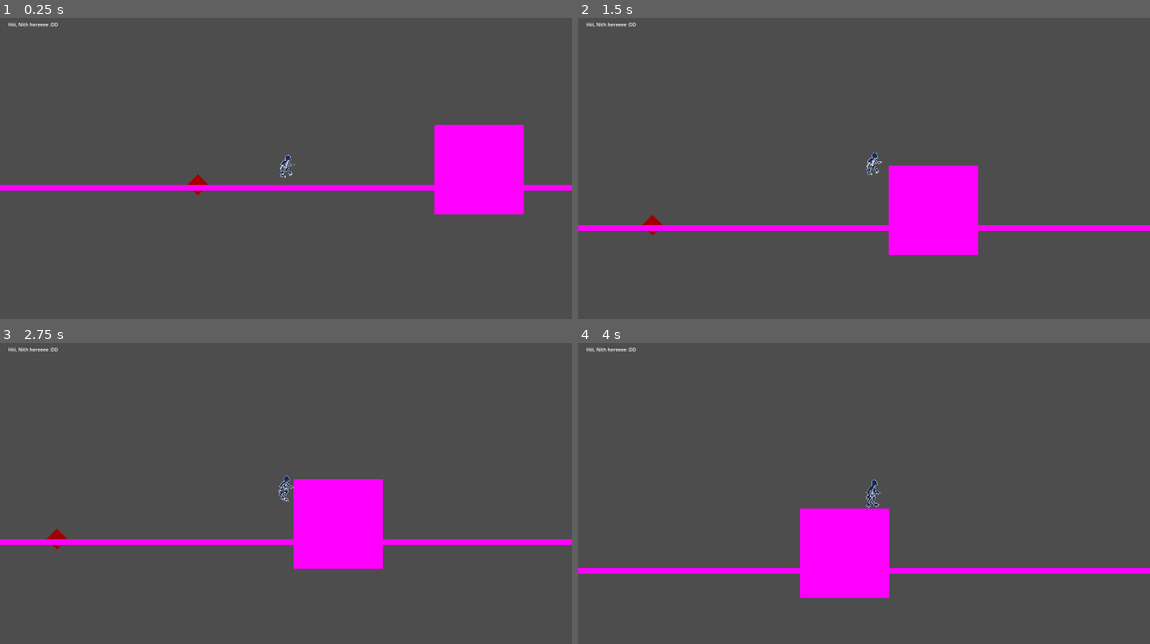
Above: before the commit, frames 1-4 (two rows, left to right).
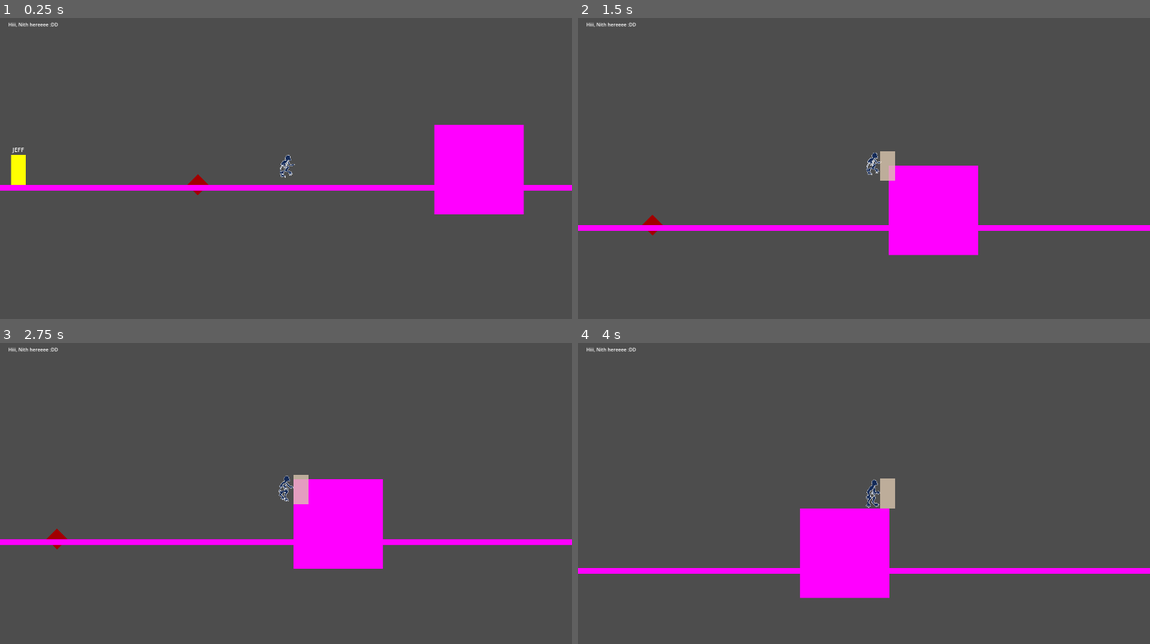
Above: after the commit, the same moments.

Repository: M4przybysz/Kamen-z-serca
Game: Godot game, scene res://src/main/main.tscn
Two runs of this game, one before a commit and one after it. Both use one fixed random seed, a clock stepped at 60 frames per second and the inputs below.
Inputs (mouse positions are in pixels of both pictures, inside the frame that each line leads up to):
- Up to frame 1 (0.25 s): no input
- Up to frame 2 (1.5 s): move the mouse to (989, 147) at 0.52 s; hold D (move_right) from 0.53 s (still down); tap Shift (slide_and_air_dash) at 0.6 s; tap Space (jump) at 0.77 s; click (989, 147) at 0.8 s; move the mouse to (749, 180) at 1.27 s; click (749, 180) at 1.35 s
- Up to frame 3 (2.75 s): tap Space (jump) at 1.52 s; tap Shift (slide_and_air_dash) at 1.55, 2.1 s; move the mouse to (343, 418) at 2.02 s; release D (move_right) at 2.03 s; hold A (move_left) from 2.03 s (still down); click (343, 418) at 2.3 s
- Up to frame 4 (4 s): tap Enter at 2.75 s; move the mouse to (835, 553) at 2.77 s; release A (move_left) at 2.78 s; hold D (move_right) from 2.78 s (still down); click (835, 553) at 2.85 s; tap Space (jump) at 3.02, 3.77 s; tap Shift (slide_and_air_dash) at 3.05, 3.6 s; move the mouse to (1035, 535) at 3.52 s; click (1035, 535) at 3.8 s

The runs differ from the first frame. In frame 1, 0.3% of the frame differs, in the area x 1-5%, y 43-56%; in frame 2, 0.3%; in frame 3, 0.3%; in frame 4, 0.3%.

Commit message:
Added Jeff and player's wing attack

Diff:
--- a/la_creatura_game/project.godot
+++ b/la_creatura_game/project.godot
@@ -25,6 +25,7 @@
 
 player="Player"
 enemy=""
+wing_attack=""
 
 [input]
 
@@ -57,6 +58,31 @@
 "events": [Object(InputEventKey,"resource_local_to_scene":false,"resource_name":"","device":-1,"window_id":0,"alt_press …(195 unchanged characters)…
 ]
 }
+wing_attack={
+"deadzone": 0.5,
+"events": [Object(InputEventMouseButton,"resource_local_to_scene":false,"resource_name":"","device":-1,"window_id":0,"alt_pressed":false,"shift_pressed":false,"ctrl_pressed":false,"meta_pressed":false,"button_mask":1,"position":Vector2(150, 9),"global_position":Vector2(159, 55),"factor":1.0,"button_index":1,"canceled":false,"pressed":true,"double_click":false,"script":null)
+]
+}
+spear_attack={
+"deadzone": 0.5,
+"events": [Object(InputEventMouseButton,"resource_local_to_scene":false,"resource_name":"","device":-1,"window_id":0,"alt_pressed":false,"shift_pressed":false,"ctrl_pressed":false,"meta_pressed":false,"button_mask":2,"position":Vector2(151, 22),"global_position":Vector2(160, 68),"factor":1.0,"button_index":2,"canceled":false,"pressed":true,"double_click":false,"script":null)
+]
+}
+feather_throw={
+"deadzone": 0.5,
+"events": [Object(InputEventMouseButton,"resource_local_to_scene":false,"resource_name":"","device":-1,"window_id":0,"alt_pressed":false,"shift_pressed":false,"ctrl_pressed":false,"meta_pressed":false,"button_mask":4,"position":Vector2(178, 22),"global_position":Vector2(187, 68),"factor":1.0,"button_index":3,"canceled":false,"pressed":true,"double_click":false,"script":null)
+]
+}
+change_feather_up={
+"deadzone": 0.5,
+"events": [Object(InputEventMouseButton,"resource_local_to_scene":false,"resource_name":"","device":-1,"window_id":0,"alt_pressed":false,"shift_pressed":false,"ctrl_pressed":false,"meta_pressed":false,"button_mask":8,"position":Vector2(106, 7),"global_position":Vector2(115, 53),"factor":1.0,"button_index":4,"canceled":false,"pressed":true,"double_click":false,"script":null)
+]
+}
+change_feather_down={
+"deadzone": 0.5,
+"events": [Object(InputEventMouseButton,"resource_local_to_scene":false,"resource_name":"","device":-1,"window_id":0,"alt_pressed":false,"shift_pressed":false,"ctrl_pressed":false,"meta_pressed":false,"button_mask":16,"position":Vector2(203, 0),"global_position":Vector2(212, 46),"factor":1.0,"button_index":5,"canceled":false,"pressed":true,"double_click":false,"script":null)
+]
+}
 
 [rendering]
 
--- a/la_creatura_game/src/gameplay/gameplay.tscn
+++ b/la_creatura_game/src/gameplay/gameplay.tscn
@@ -1,10 +1,11 @@
-[gd_scene load_steps=10 format=3 uid="uid://w86chk0k7rbt"]
+[gd_scene load_steps=11 format=3 uid="uid://w86chk0k7rbt"]
 
 [ext_resource type="Script" path="res://src/gameplay/gameplay.gd" id="1_i11ig"]
 [ext_resource type="PackedScene" uid="uid://ctso286u1j6so" path="res://src/player/player.tscn" id="1_m47ch"]
 [ext_resource type="PackedScene" uid="uid://c4ffy2ihhl0s2" path="res://src/ui/ui.tscn" id="3_2j3cv"]
 [ext_resource type="PackedScene" uid="uid://bcep0b81sj6pl" path="res://src/test_elements/enemy/Spike_test.tscn" id="3_i21sc"]
 [ext_resource type="PackedScene" uid="uid://dtdi70vm2ahdn" path="res://src/menus/death_menu/death_menu.tscn" id="5_r6rdt"]
+[ext_resource type="PackedScene" uid="uid://fiiq6mgymvyn" path="res://src/test_elements/enemy/jeff.tscn" id="6_ofiab"]
 
 [sub_resource type="PhysicsMaterial" id="PhysicsMaterial_cq1mi"]
 
@@ -21,15 +22,7 @@
 process_mode = 1
 script = ExtResource("1_i11ig")
 
-[node name="Player" parent="." instance=ExtResource("1_m47ch")]
-position = Vector2(977, 517)
-
-[node name="Camera2D" type="Camera2D" parent="Player"]
-position = Vector2(25, 45)
-position_smoothing_enabled = true
-position_smoothing_speed = 10.0
-
-[node name="SpikeTest" parent="." instance=ExtResource("3_i21sc")]
+[node name="Spike" parent="." instance=ExtResource("3_i21sc")]
 position = Vector2(706, 650)
 
 [node name="Block" type="StaticBody2D" parent="."]
@@ -75,6 +68,17 @@
 position = Vector2(2500, 10)
 shape = SubResource("RectangleShape2D_xhye4")
 
+[node name="Jeff" parent="." instance=ExtResource("6_ofiab")]
+position = Vector2(79, 550)
+
+[node name="Player" parent="." instance=ExtResource("1_m47ch")]
+position = Vector2(977, 517)
+
+[node name="Camera2D" type="Camera2D" parent="Player"]
+position = Vector2(25, 45)
+position_smoothing_enabled = true
+position_smoothing_speed = 10.0
+
 [node name="UI" type="CanvasLayer" parent="."]
 
 [node name="UI" parent="UI" instance=ExtResource("3_2j3cv")]
--- a/la_creatura_game/src/player/player.gd
+++ b/la_creatura_game/src/player/player.gd
@@ -7,8 +7,9 @@
 @onready var normal_collision: CollisionShape2D = $NormalCollision
 @onready var slide_collision: CollisionShape2D = $SlideCollision
 
-# Assign hitboxes to variables
-@onready var hitbox_collision: CollisionShape2D = $Hitbox/CollisionShape2D
+# Assign hitboxes and hurtboxes to variables
+@onready var hurtbox_collision: CollisionShape2D = $Hurtbox/CollisionShape2D
+@onready var wing_attack_collision: CollisionShape2D = $WingAttack/CollisionShape2D
 
 # Assign grab to variables
 @onready var grab_hand: RayCast2D = $GrabHand
@@ -16,7 +17,7 @@
 
 # Assign timers to variables
 @onready var slide_timer: Timer = $SlideTimer
-@onready var damage_timer: Timer = $DamageTimer
+@onready var wing_attack_timer: Timer = $WingAttack/WingAttackTimer
 
 # Assign exportable variables <--- add more exportables if needed later
 @export var movement_speed = 350.0
@@ -66,19 +67,26 @@
 		canBeDamaged = false
 		if is_on_floor():
 			normal_collision.disabled = true
-			hitbox_collision.disabled = true
+			hurtbox_collision.disabled = true
 			slide_collision.disabled = false
 		slide_timer.start()
+
+	if Input.is_action_just_pressed("wing_attack"):
+		wing_attack_collision.disabled = false
+		wing_attack_collision.visible = true
+		wing_attack_timer.start()
 
 func flip_h(direction):
 	if direction > 0:
 		animated_sprite.flip_h = false
 		grab_hand.target_position.x = 100
 		grab_check.target_position.x = 100
+		wing_attack_collision.position.x = 75
 	elif direction < 0:
 		animated_sprite.flip_h = true
 		grab_hand.target_position.x = -100
 		grab_check.target_position.x = -100
+		wing_attack_collision.position.x = -25
 
 func animate_player(direction) -> void:
 	if isGrabbing:
@@ -110,16 +118,22 @@
 	if !canDash && is_on_floor() && !isDashing:
 		canDash = true
 
-func _on_hitbox_body_entered(body: Node2D) -> void:
-	if body.is_in_group("enemy") && canBeDamaged:
+func _on_hurtbox_area_entered(area: Area2D) -> void:
+	if area.is_in_group("enemy") && canBeDamaged:
 		gameplay.decrease_hp(1)
 
 func _on_slide_timer_timeout() -> void:
 	isDashing = false
 	canBeDamaged = true
 	normal_collision.disabled = false
-	hitbox_collision.disabled = false
+	hurtbox_collision.disabled = false
 	slide_collision.disabled = true
 	animated_sprite.rotation_degrees = 0
 	slide_timer.stop()
 	slide_timer.set_wait_time(0.3)
+
+func _on_wing_attack_timer_timeout() -> void:
+	wing_attack_collision.disabled = true
+	wing_attack_collision.visible = false
+	wing_attack_timer.stop()
+	wing_attack_timer.set_wait_time(0.5)
--- a/la_creatura_game/src/player/player.tscn
+++ b/la_creatura_game/src/player/player.tscn
@@ -84,6 +84,9 @@
 [sub_resource type="RectangleShape2D" id="RectangleShape2D_7yxln"]
 size = Vector2(50, 100)
 
+[sub_resource type="RectangleShape2D" id="RectangleShape2D_722fy"]
+size = Vector2(50, 100)
+
 [node name="Player" type="CharacterBody2D" groups=["player"]]
 script = ExtResource("1_golh8")
 
@@ -110,19 +113,36 @@
 [node name="AnimatedSprite2D" type="AnimatedSprite2D" parent="."]
 position = Vector2(22, 50)
 sprite_frames = SubResource("SpriteFrames_n5irl")
-animation = &"grab_edge"
+animation = &"run"
 autoplay = "idle"
 
-[node name="CollisionShape2D" type="CollisionShape2D" parent="."]
-position = Vector2(25, 50)
-shape = SubResource("RectangleShape2D_85ty6")
-
-[node name="Hitbox" type="Area2D" parent="."]
+[node name="Hurtbox" type="Area2D" parent="."]
 collision_mask = 2
 
-[node name="CollisionShape2D" type="CollisionShape2D" parent="Hitbox"]
+[node name="CollisionShape2D" type="CollisionShape2D" parent="Hurtbox"]
 position = Vector2(25, 50)
 shape = SubResource("RectangleShape2D_7yxln")
 
+[node name="WingAttack" type="Area2D" parent="." groups=["wing_attack"]]
+collision_layer = 4
+collision_mask = 4
+
+[node name="WingAttackTimer" type="Timer" parent="WingAttack"]
+wait_time = 0.5
+
+[node name="CollisionShape2D" type="CollisionShape2D" parent="WingAttack"]
+visible = false
+position = Vector2(75, 50)
+shape = SubResource("RectangleShape2D_722fy")
+disabled = true
+
+[node name="ColorRect" type="ColorRect" parent="WingAttack/CollisionShape2D"]
+offset_left = -25.0
+offset_top = -50.0
+offset_right = 25.0
+offset_bottom = 50.0
+color = Color(0.862745, 0.784314, 0.686275, 0.784314)
+
 [connection signal="timeout" from="SlideTimer" to="." method="_on_slide_timer_timeout"]
-[connection signal="body_entered" from="Hitbox" to="." method="_on_hitbox_body_entered"]
+[connection signal="area_entered" from="Hurtbox" to="." method="_on_hurtbox_area_entered"]
+[connection signal="timeout" from="WingAttack/WingAttackTimer" to="." method="_on_wing_attack_timer_timeout"]
--- a/la_creatura_game/src/test_elements/enemy/Spike_test.tscn
+++ b/la_creatura_game/src/test_elements/enemy/Spike_test.tscn
@@ -3,9 +3,8 @@
 [sub_resource type="RectangleShape2D" id="RectangleShape2D_bpknk"]
 size = Vector2(50, 50)
 
-[node name="SpikeTest" type="StaticBody2D" groups=["enemy"]]
+[node name="SpikeTest" type="Node2D"]
 rotation = 0.785398
-collision_layer = 2
 
 [node name="ColorRect" type="ColorRect" parent="."]
 offset_left = -25.0
@@ -14,6 +13,9 @@
 offset_bottom = 25.0
 color = Color(0.631373, 0, 0, 1)
 
-[node name="CollisionShape2D" type="CollisionShape2D" parent="."]
-scale = Vector2(1, 1)
+[node name="Hitbox" type="Area2D" parent="." groups=["enemy"]]
+collision_layer = 2
+collision_mask = 2
+
+[node name="CollisionShape2D" type="CollisionShape2D" parent="Hitbox"]
 shape = SubResource("RectangleShape2D_bpknk")
--- /dev/null
+++ b/la_creatura_game/src/test_elements/enemy/jeff.gd
@@ -0,0 +1,28 @@
+extends Node2D
+
+@onready var hurtbox_collision: CollisionShape2D = $Hurtbox/CollisionShape2D
+@onready var hp_regen_timer: Timer = $HPRegenTimer
+
+var max_hp: int = 5
+var hp: int
+
+# Called when the node enters the scene tree for the first time.
+func _ready() -> void:
+	hp = max_hp
+	hp_regen_timer.start()
+
+# Called every frame. 'delta' is the elapsed time since the previous frame.
+func _process(delta: float) -> void:
+	pass
+
+func _on_hurtbox_area_entered(area: Area2D) -> void:
+	if area.is_in_group("wing_attack") and hp > 0:
+		hp -= 1
+	print(hp)
+
+func _on_hp_regen_timer_timeout() -> void:
+	if hp < max_hp:
+		hp += 1
+	hp_regen_timer.stop()
+	hp_regen_timer.set_wait_time(1)
+	hp_regen_timer.start()
--- /dev/null
+++ b/la_creatura_game/src/test_elements/enemy/jeff.tscn
@@ -0,0 +1,38 @@
+[gd_scene load_steps=4 format=3 uid="uid://fiiq6mgymvyn"]
+
+[ext_resource type="Script" path="res://src/test_elements/enemy/jeff.gd" id="1_04ixf"]
+
+[sub_resource type="LabelSettings" id="LabelSettings_mrcg0"]
+font_size = 20
+
+[sub_resource type="RectangleShape2D" id="RectangleShape2D_a0y8b"]
+size = Vector2(50, 100)
+
+[node name="Jeff" type="Node2D"]
+script = ExtResource("1_04ixf")
+
+[node name="HPRegenTimer" type="Timer" parent="."]
+
+[node name="ColorRect" type="ColorRect" parent="."]
+offset_right = 50.0
+offset_bottom = 100.0
+color = Color(1, 1, 0, 1)
+
+[node name="Label" type="Label" parent="."]
+offset_top = -35.0
+offset_right = 50.0
+text = "JEFF"
+label_settings = SubResource("LabelSettings_mrcg0")
+horizontal_alignment = 1
+vertical_alignment = 1
+
+[node name="Hurtbox" type="Area2D" parent="."]
+collision_layer = 2
+collision_mask = 4
+
+[node name="CollisionShape2D" type="CollisionShape2D" parent="Hurtbox"]
+position = Vector2(25, 50)
+shape = SubResource("RectangleShape2D_a0y8b")
+
+[connection signal="timeout" from="HPRegenTimer" to="." method="_on_hp_regen_timer_timeout"]
+[connection signal="area_entered" from="Hurtbox" to="." method="_on_hurtbox_area_entered"]
Not shown: 1 places in la_creatura_game/src/player/player.tscn that only renumber resources
